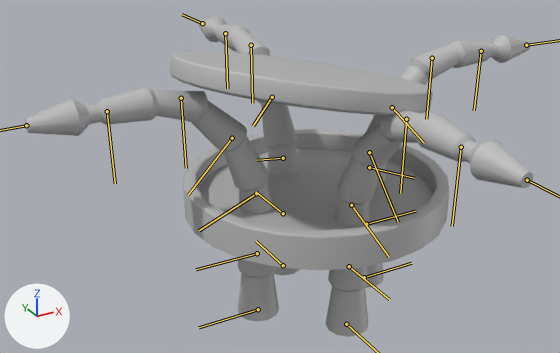
The FBX model Assets/_Game 2.0/Models/Meshes/Assets/Diesel/Props/Trampas/Trampa_Turret.fbx: old version first, new version second.
Camera for both pictures: a 50 mm lens placed at (-0.0283, -0.046, 0.0259), pointed at (-0.0025, 0.001, 0.0024). Every picture has the same lights, and +X, +Y and +Z are marked at lower left. Both versions are drawn at frame 32 of the action 'Take 001'; the numbers are the values there. The bones that bend it are drawn over the model as lines.

The first picture shows 'Tentaculo_1', 'Tentaculo_2', 'Tentaculo_3', 'Tentaculo_4', 'TrampaTorreta_Alcantarilla', 'TrampaTorreta_Tapa'.
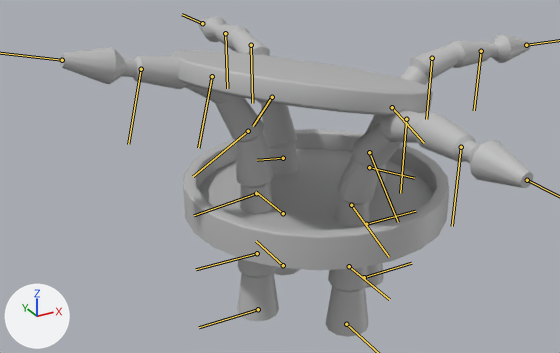
Boxes (x1, y1, x2, y2) around the edits, measured in the pictures (560 x 353 px):
'Tentaculo_1', posed (14% narrower, 17% taller)
    before: (25, 87, 279, 321)
    after: (60, 47, 279, 321)
bone 'Jnt_01_Tentaculo_03', root to tip
    before: (256, 193) to (199, 230)
    after: (256, 193) to (194, 215)

The change in detail:
Bone 'Jnt_01_Tentaculo_03' (bone_jnt_01_tentaculo_03) turns from (0, 0, 22) to (0, 0, 7) degrees about its own x, y and z.
